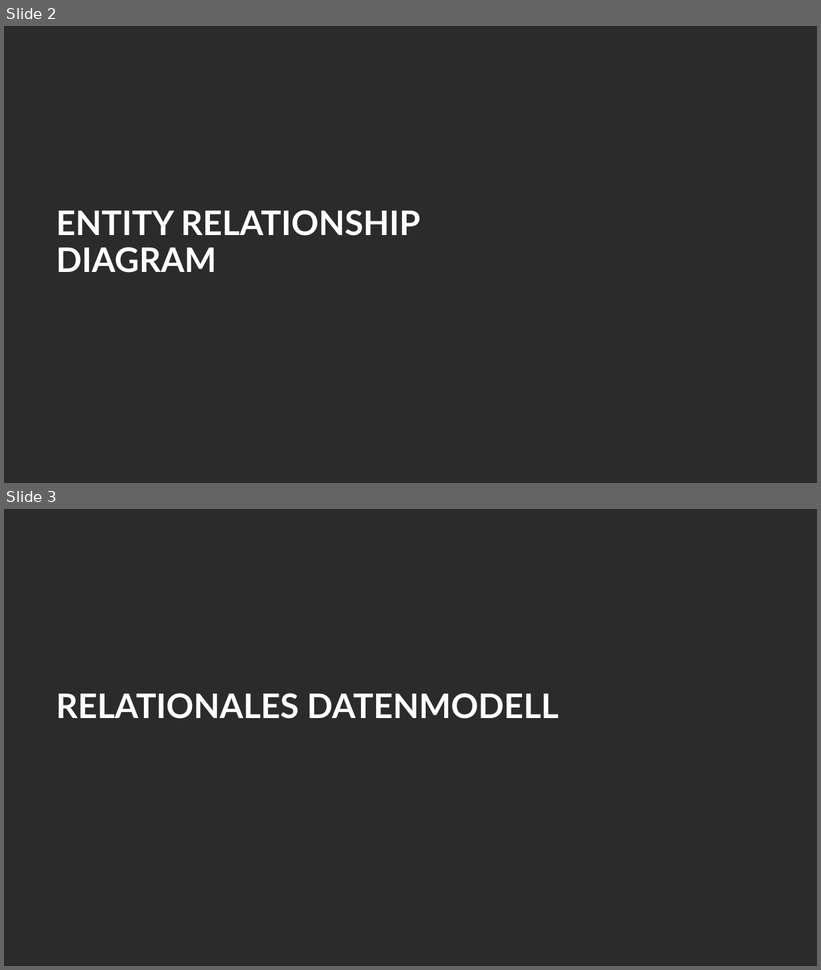
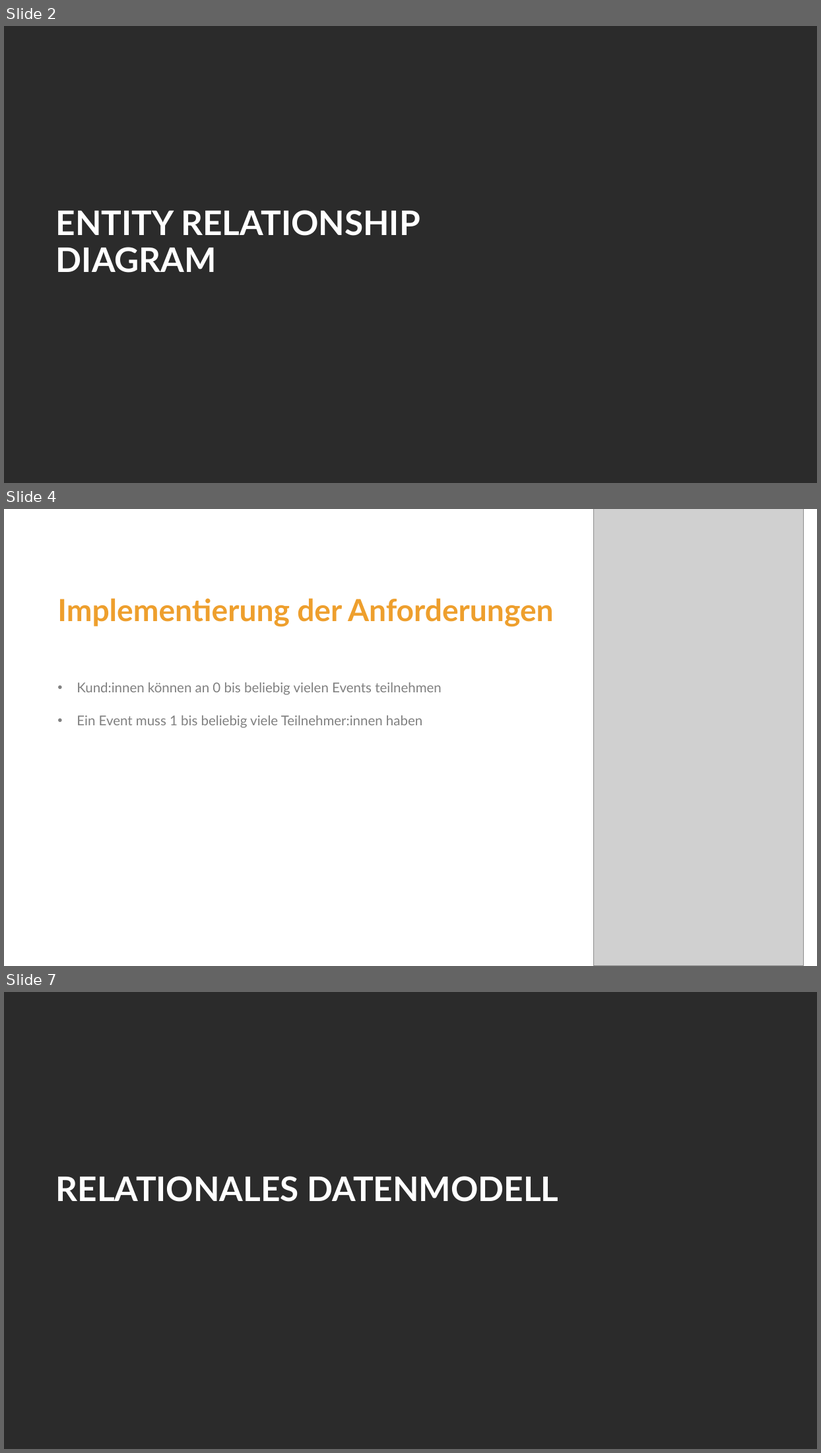
Before and after one commit to curarin/fh-sem2-db-project, a slide deck: requirements/pptx/2026-05-15-version-paul.pptx. Shown one above the other, each under a label of ours: slides 2 and 3 before the commit, slides 2, 4 and 7 after it; the slides between them are not shown. The pictures are 821x970 and 821x1453 pixels, drawn with LibreOffice and Linux fonts; fonts in the diff are those of the drawing; grey boxes stand for pictures; background and template pictures are left out; a plain dark background stands for a picture behind light text. Boxes give left, top, right and bottom in pixels: in the first picture for what was removed or moved away, otherwise in the second. Text is boxed around its words. In the diff, an @@ line names an element or a change of style, - is before the commit and + after.

```diff
--- a/requirements/pptx/2026-05-15-version-paul.pptx
+++ b/requirements/pptx/2026-05-15-version-paul.pptx
@@ slide 4 added at bbox=[4, 509, 817, 966], background #FFFFFF @@
@@ picture added at bbox=[594, 509, 804, 966] @@
@@ title added at bbox=[57, 598, 554, 626], 36 pt, text #EE9F2D, bold @@
+Implementierung der Anforderungen
@@ text added at bbox=[77, 683, 442, 728], 16 pt, text #808080 @@
+• Kund:innen können an 0 bis beliebig vielen Events teilnehmen
+• Ein Event muss 1 bis beliebig viele Teilnehmer:innen haben
@@ what was slide 3 is now slide 7 @@
```
Also in this commit, not shown: 3 other slides added, 1 other file.
